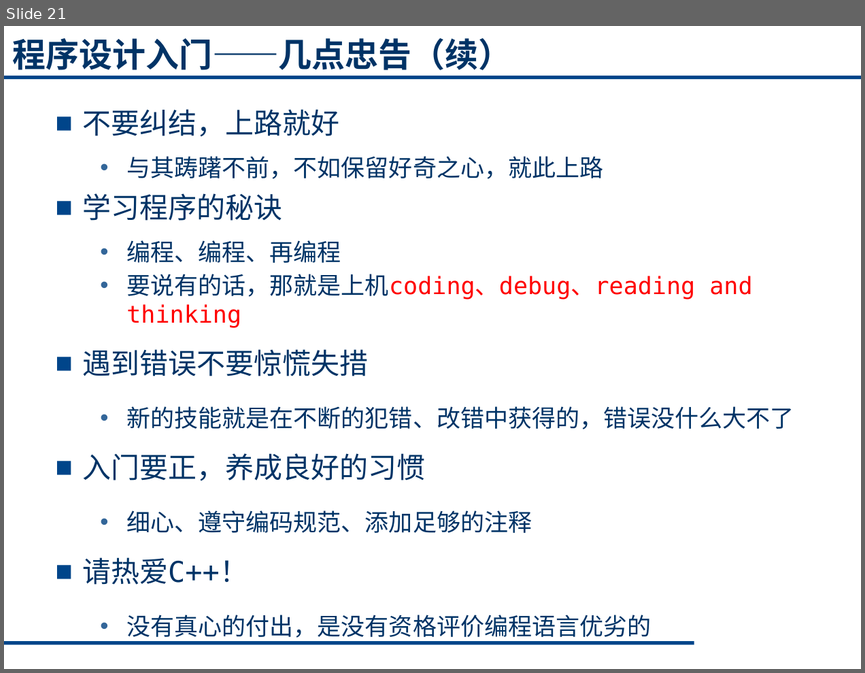
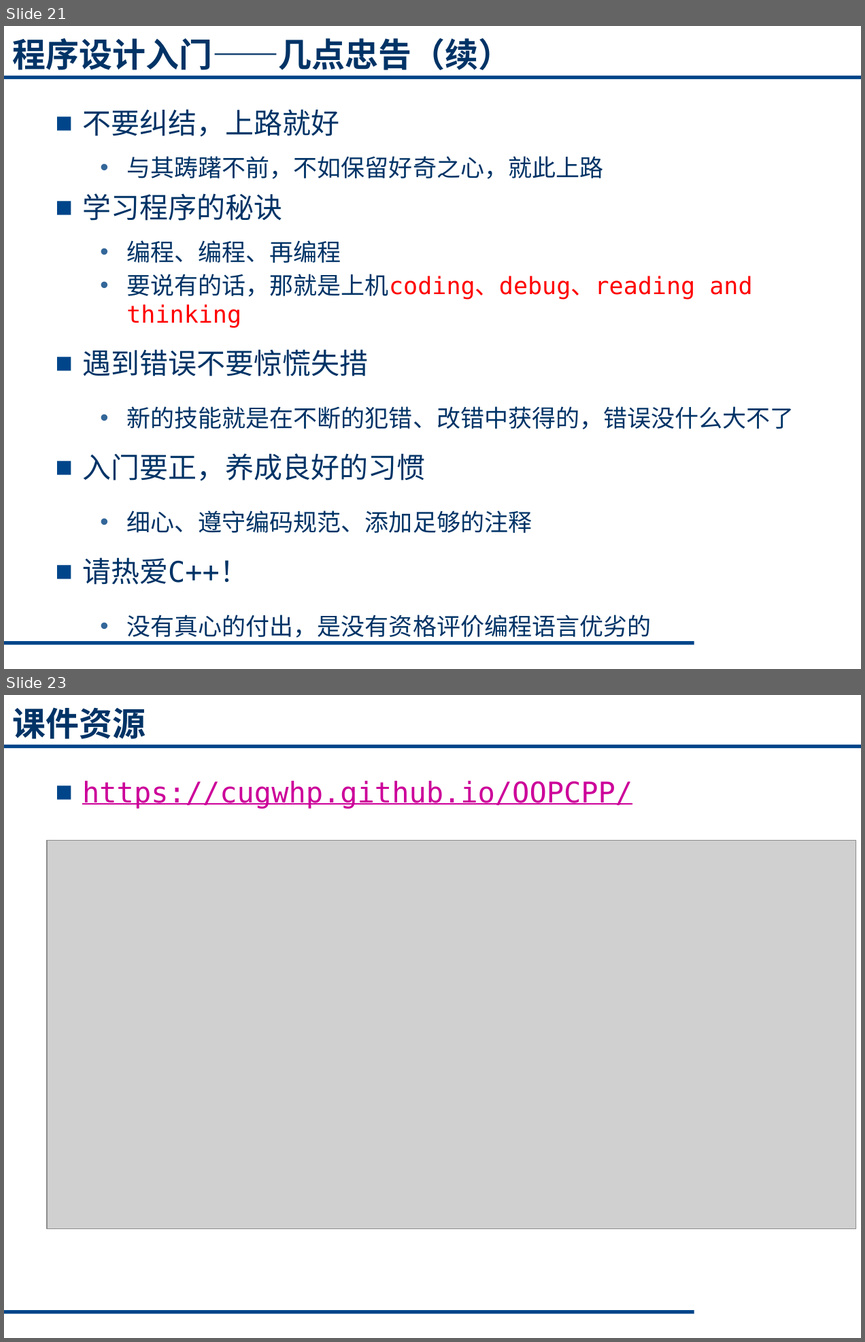
Before and after one commit to cugwhp/OOPCPP, a slide deck: 02. PPT/Fall/C++_绪论1.pptx. Shown one above the other, each under a label of ours: slide 21 before the commit, slides 21 and 23 after it; the slides between them are not shown. The pictures are 865x673 and 865x1342 pixels, drawn with LibreOffice and Linux fonts; fonts in the diff are those of the drawing; grey boxes stand for pictures. Boxes give left, top, right and bottom in pixels: in the first picture for what was removed or moved away, otherwise in the second. Text is boxed around its words. In the diff, an @@ line names an element or a change of style, - is before the commit and + after.

```diff
--- a/02. PPT/Fall/C++_绪论1.pptx
+++ b/02. PPT/Fall/C++_绪论1.pptx
@@ slide 23 added at bbox=[4, 695, 861, 1338], background #FFFFFF; not listed: 2 template elements that a slide beside it also shows @@
@@ title added at bbox=[13, 707, 146, 739], 28 pt, text #003366, bold @@
+课件资源
@@ text added at bbox=[82, 781, 632, 809], 24 pt, text #CC0099, underline @@
+■ https://cugwhp.github.io/OOPCPP/
@@ picture added at bbox=[47, 841, 855, 1229] @@
```
Also in this commit, not shown: 3 slides changed.
